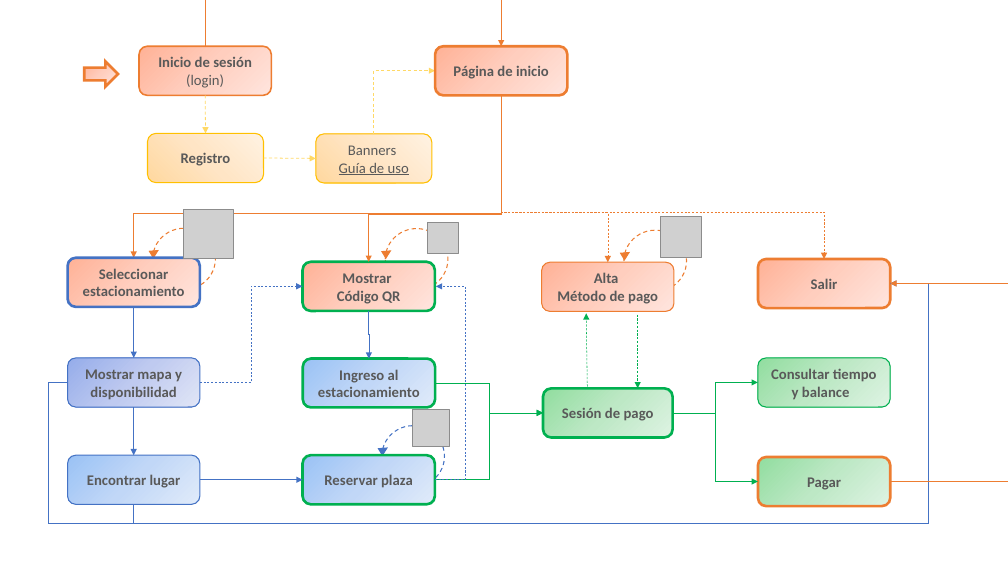
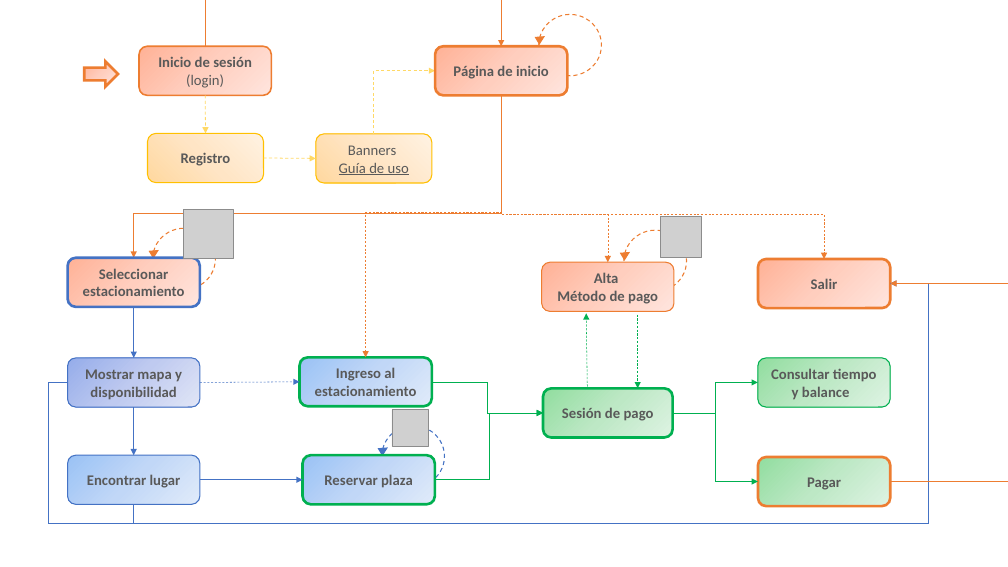
Before and after one commit to ajbeem/iotserver, a slide deck: slide 1 of documentation/MapaNavegacion.pptm (slide 2 before the commit). Drawn at 1008x567 pixels with LibreOffice and Linux fonts; fonts in the diff are those of the drawing; grey boxes stand for pictures. Boxes give left, top, right and bottom in pixels: in the first picture for what was removed or moved away, otherwise in the second. Text is boxed around its words. In the diff, an @@ line names an element or a change of style, - is before the commit and + after.

```diff
--- a/documentation/MapaNavegacion.pptm
+++ b/documentation/MapaNavegacion.pptm
@@ ellipse: place and size @@
-ellipse at [386,228,448,290]
+ellipse at [539,14,602,76]
@@ triangle: place and size @@
-triangle at [382,248,392,259]
+triangle at [535,33,546,44]
@@ elbow arrow moved from (501, 95) - (369, 262) to (501, 95) - (366, 358) @@
@@ elbow arrow (501, 95) - (366, 358): stroke #ED7D31 0.5 pt to #ED7D31 0.5 pt dashed @@
@@ elbow arrow (501, 95) - (824, 259): route changed @@
@@ elbow arrow (501, 95) - (608, 262): route changed @@
@@ picture removed at [428,222,458,253] @@
@@ rounded rectangle removed at [302,262,435,311] @@
-Mostrar
-Código QR
@@ elbow arrow removed from (435, 480) to (436, 287) @@
@@ elbow arrow removed from (369, 311) to (369, 358) @@
@@ rounded rectangle "Ingreso al estacionamiento": place and size @@
-rounded rectangle "Ingreso al estacionamiento" at [303,358,436,408]
+rounded rectangle "Ingreso al estacionamiento" at [299,358,432,407]
@@ elbow arrow moved from (200, 383) - (302, 287) to (200, 383) - (299, 382) @@
@@ elbow arrow (200, 383) - (299, 382): elbow arrow to arrow @@
@@ elbow arrow moved from (436, 383) - (543, 413) to (432, 382) - (543, 413) @@
@@ picture: place and size @@
-picture at [413,410,449,446]
+picture at [392,410,428,446]
```
Also in this commit, not shown: 1 other slide changed, 1 slide added, 1 slide removed.
